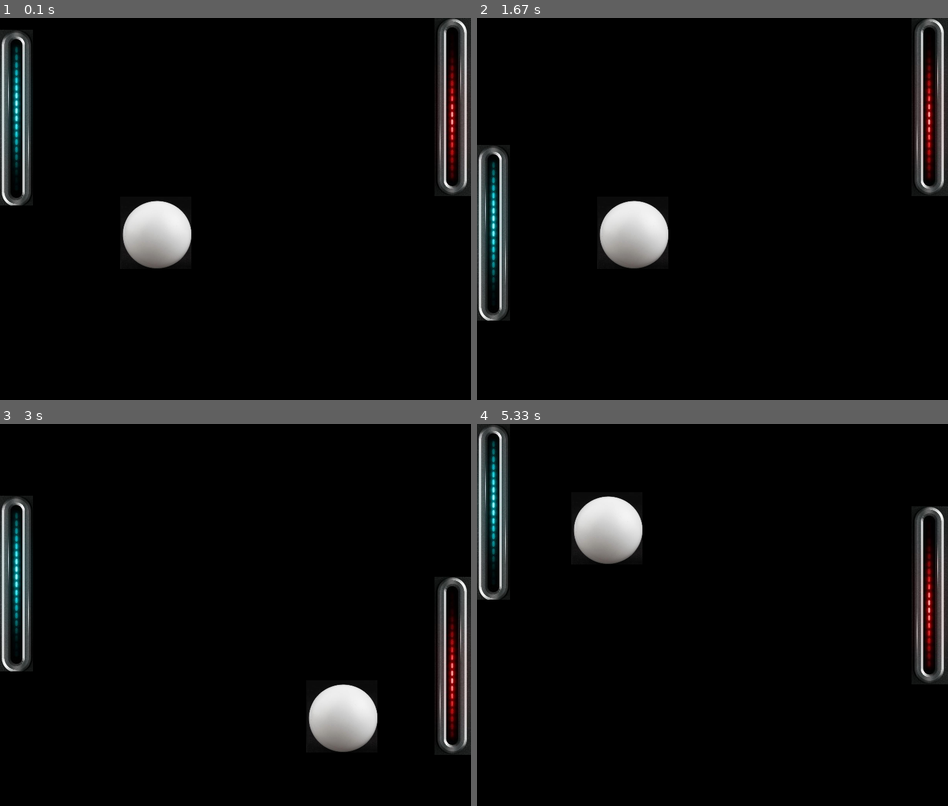
Above: before the commit, frames 1-4 (two rows, left to right).
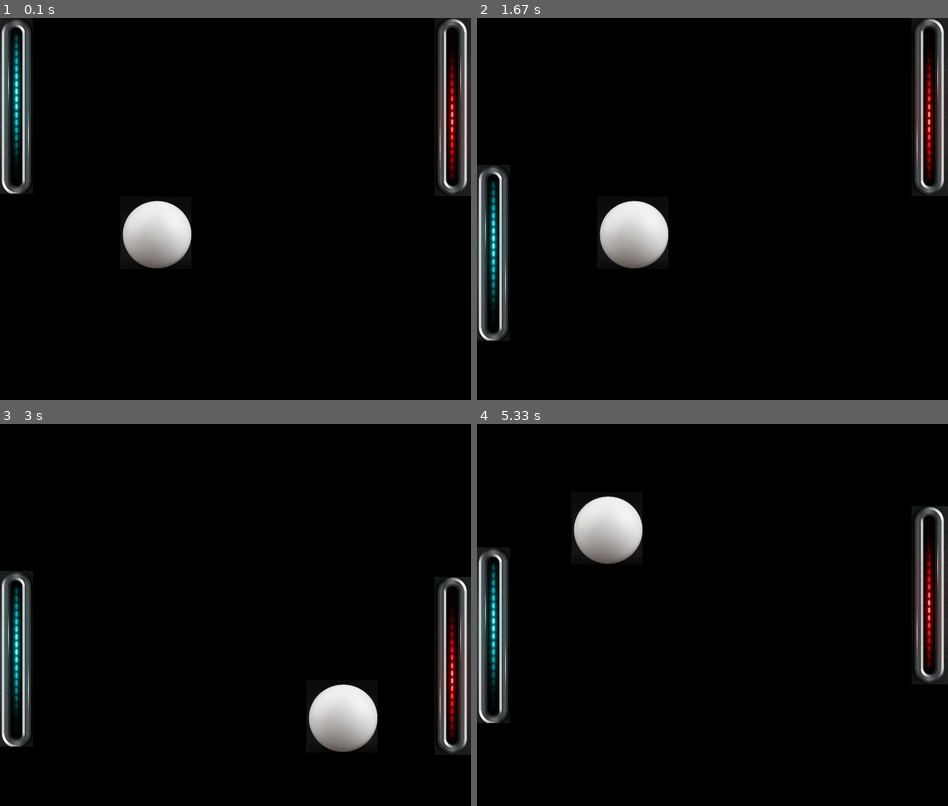
Above: after the commit, the same moments.

Repository: Kayala47/josh-tutoring
Game: pygame game, started from pong.py
Same seed, same stepped clock (60 frames per second), same inputs: the game is played once before the commit and once after it.
Inputs:
- Up to frame 1 (0.1 s): no input
- Up to frame 2 (1.67 s): hold S 0.33-0.8 s; hold Up 0.33-0.8 s; tap W at 0.83 s
- Up to frame 3 (3 s): hold Down 1.67-2.13 s; hold Up 2.17-2.53 s; hold Down 2.57-2.93 s; hold Up from 2.97 s (still down)
- Up to frame 4 (5.33 s): release Up at 3.27 s; hold Down 3.3-3.6 s; hold S 3.3-3.6 s; hold Up 3.63-4 s; hold W 3.63-4 s; hold Down 4.03-4.4 s; hold S 4.03-4.4 s; hold Up 4.43-4.73 s; hold W 4.43-4.73 s; hold Down 4.77-5.07 s; hold S 4.77-5.07 s; hold Up from 5.1 s (still down); hold W from 5.1 s (still down)

The runs differ from the first frame. In frame 1, 0.9% of the frame differs, in the area x 0-7%, y 0-50%; in frame 2, 1.2%; in frame 3, 2.8%; in frame 4, 4.0%, in the area x 0-7%, y 0-79%.

Commit message:
fixed pong

Diff:
--- a/pong.py
+++ b/pong.py
@@ -54,14 +54,22 @@
 
     return ball
 
-def updatePaddle(paddle):
+def updatePaddle(paddle, upDown):
     keyPressed = pygame.key.get_pressed()
-    if keyPressed[pygame.K_UP]:
+
+    (up, down) = upDown
+
+    #red uses arrow keys
+    #blue should use wasd, really just w = up, s = down
+    if keyPressed[up]:
         if (paddle.rect.top - 10 >= 0):
             paddle.move(0, -10)
-    elif keyPressed[pygame.K_DOWN]:
+    elif keyPressed[down]:
         if (paddle.rect.bottom + 10 <= SCREENHEIGHT):
             paddle.move(0, 10)
+
+
+
 
 
 size = (SCREENWIDTH, SCREENHEIGHT)
@@ -106,8 +114,8 @@
             if event.type==pygame.QUIT:
                 carryOn=False
 
-        updatePaddle(paddle)
-        updatePaddle(redPaddle)
+        updatePaddle(paddle, (pygame.K_w, pygame.K_s))
+        updatePaddle(redPaddle, (pygame.K_UP, pygame.K_DOWN))
 
 
 
@@ -148,67 +156,23 @@
             speed[0] = -speed[0]
 
         elif ball.right <= paddle.right or ball.left >= redPaddle.left:
-            print("missed")
             ball = removeBall(ball, all_sprites_list)
             speed = [4,4]
 
         if ((paddle.top > ball.bottom and ball.right <= paddle.right) or
         (paddle.bottom < ball.top and ball.right <= paddle.right)):
             #ball goes through left side
-            print("missed")
             ball = removeBall(ball, all_sprites_list)
             speed = [4,4]
 
         elif ((redPaddle.top > ball.bottom and ball.left >= redPaddle.left) or
         (redPaddle.bottom < ball.top and ball.left >= redPaddle.left)):
             #ball goes through right side
-            print("missed")
             ball = removeBall(ball, all_sprites_list)
             speed = [4,4]
 
-        elif ball.rect.x > SCREENWIDTH - ball.width:
-            speed[0] = -speed[0]
-
-        paddle.move(paddleSpeed[0], paddleSpeed[1])
-
-
-        #ball movement
-
-        #hitting edges
-        if ball.rect.x > SCREENWIDTH - ball.width:
-            speed[0] = -speed[0]
-        elif ball.rect.x < 0:
-            #paddle missed
-            print("missed")
-            ball.kill()
-            ball = Ball(SCREENWIDTH/2, SCREENHEIGHT/2, 0)
-            ball.rect.x = 200
-            ball.rect.y = 300
-
-        if paddle.top > ball.bottom and ball.right <= paddle.right:
-            print("missed")
-            ball.kill()
-            ball = Ball(SCREENWIDTH/2, SCREENHEIGHT/2, 0)
-            ball.rect.x = 200
-            ball.rect.y = 300
-
-        else:
-            pass
-
-        if paddle.bottom < ball.top and ball.right <= paddle.right:
-            print("missed")
-            ball.kill()
-            ball = Ball(SCREENWIDTH/2, SCREENHEIGHT/2, 0)
-            ball.rect.x = 200
-            ball.rect.y = 300
-        else:
-            pass
-
-
         if ball.rect.y > SCREENHEIGHT - ball.height or ball.rect.y < 0:
             speed[1] = -speed[1]
-
-
 
 
         #paddle.move(paddleSpeed[0], paddleSpeed[1])
